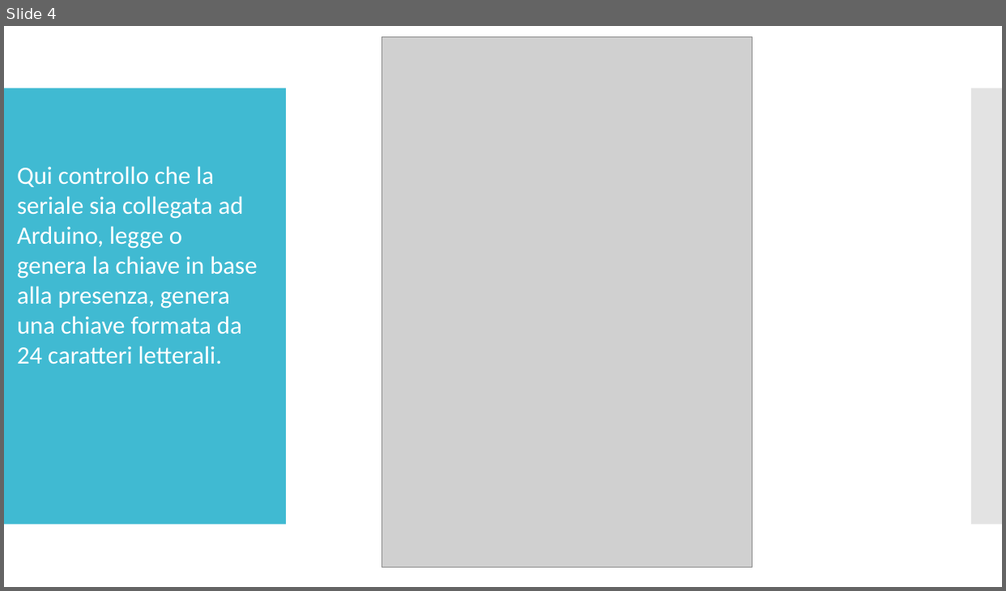
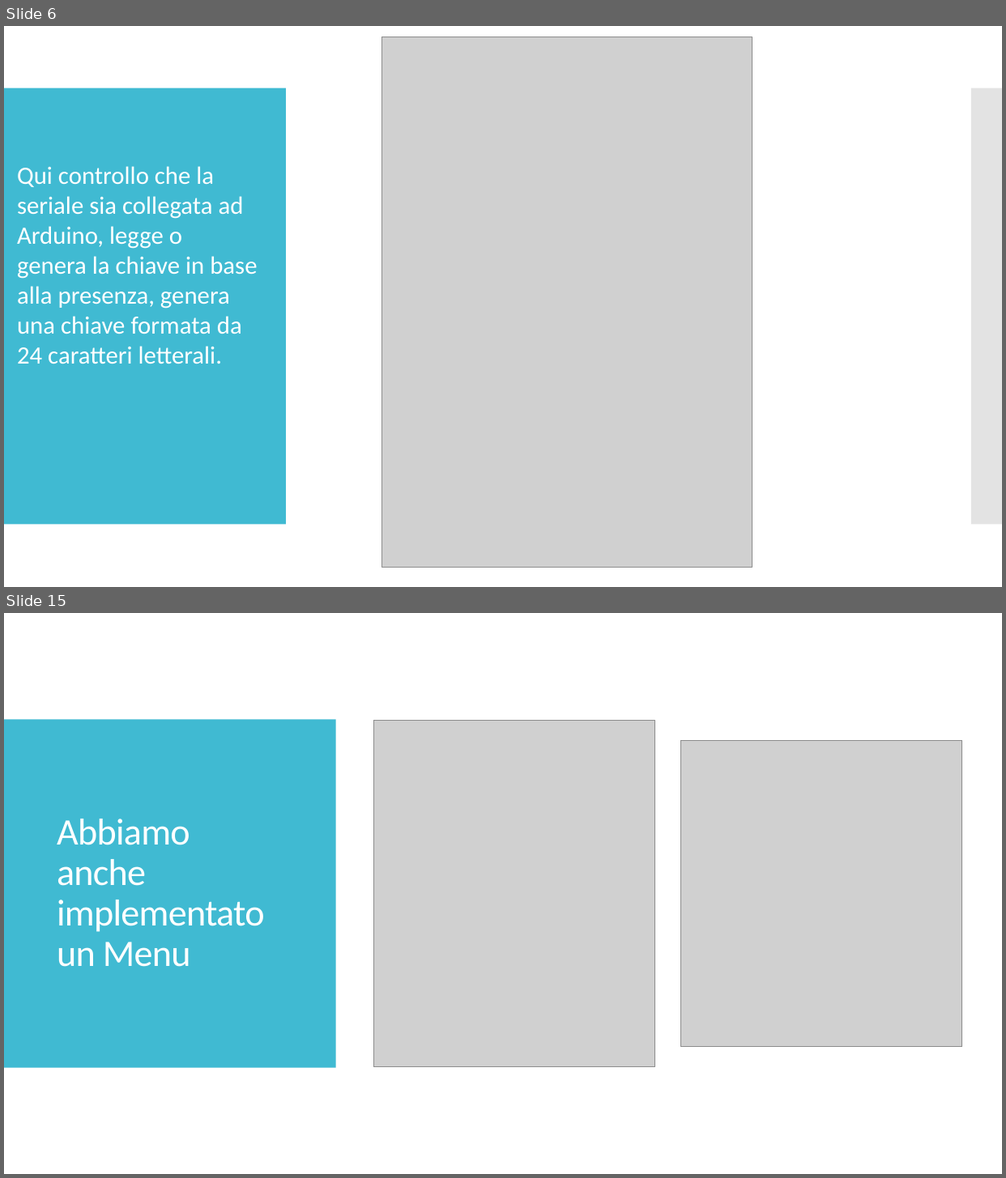
Before and after one commit to GerosaSimone/progetto, a slide deck: sito/powerpoint.pptx. Shown one above the other, each under a label of ours: slide 4 before the commit, slides 6 and 15 after it; the slides between them are not shown. The pictures are 1006x591 and 1006x1178 pixels, drawn with LibreOffice and Linux fonts; fonts in the diff are those of the drawing; grey boxes stand for pictures. Boxes give left, top, right and bottom in pixels: in the first picture for what was removed or moved away, otherwise in the second. Text is boxed around its words. In the diff, an @@ line names an element or a change of style, - is before the commit and + after.

```diff
--- a/sito/powerpoint.pptx
+++ b/sito/powerpoint.pptx
@@ slide 15 added at (4,613,1002,1174), background #FFFFFF @@
@@ rectangle added at (4,613,1002,1174), fill #FFFFFF @@
@@ rectangle added at (4,675,286,1112), fill #40BAD2 @@
@@ rectangle added at (4,675,752,1112), fill #40BAD2 @@
@@ rectangle added at (763,675,1002,1112), fill #C8C8C8 at 50% opacity @@
@@ rectangle added at (971,675,1002,1112), fill #C8C8C8 at 50% opacity @@
@@ rectangle added at (4,719,335,1068), fill #40BAD2 @@
@@ picture added at (374,720,655,1067) @@
@@ picture added at (681,740,963,1047) @@
@@ title added at (57,819,265,967), 36 pt, text #FFFFFF @@
+Abbiamo anche implementato un Menu
@@ what was slide 4 is now slide 6 @@
```
Also in this commit, not shown: 9 other slides added.
